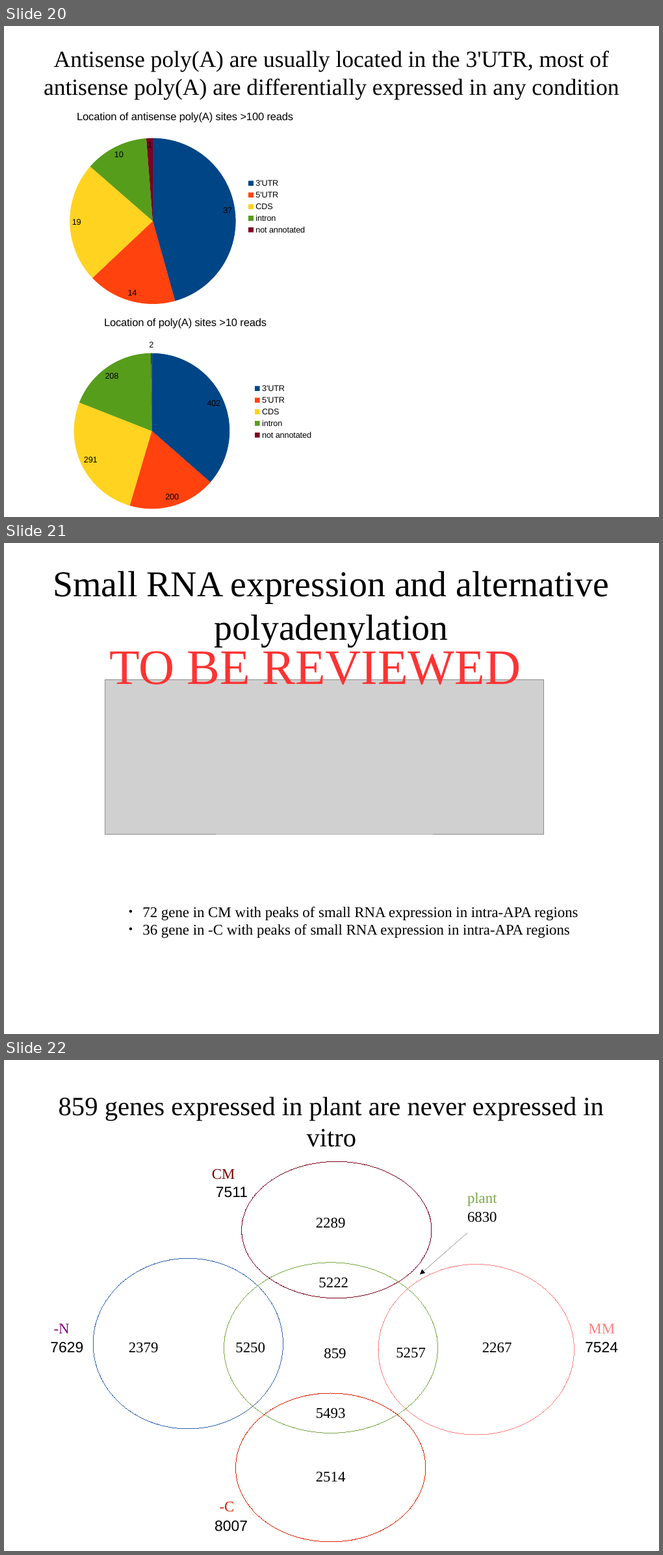
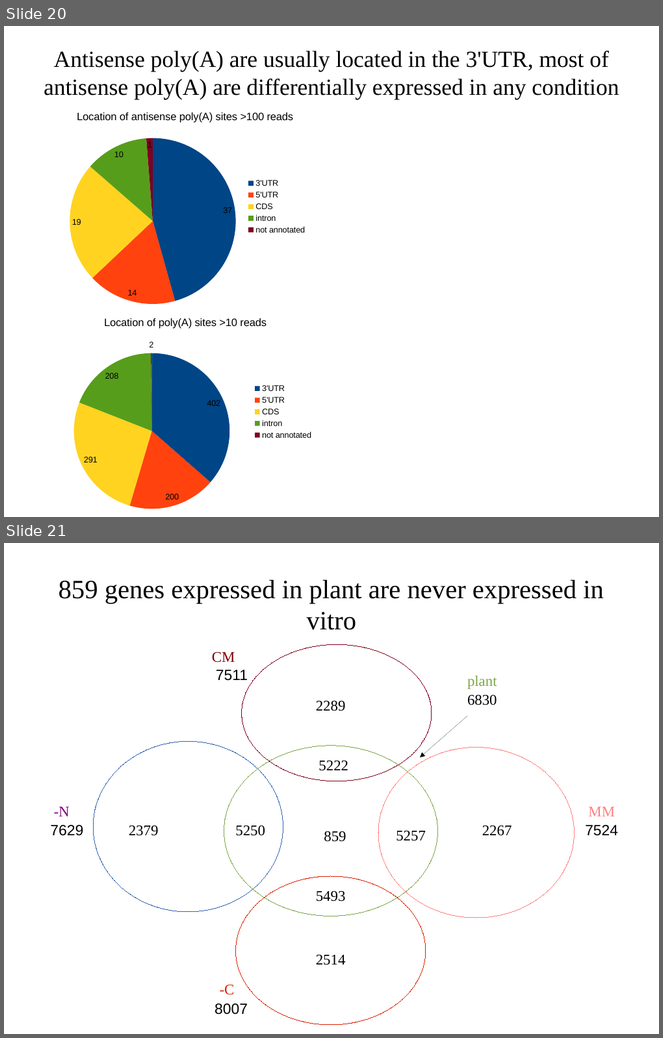
Before and after one commit to wilkinsonlab/m-oryzae-polya, a slide deck: doc/oryzae_presentation.odp. Shown one above the other, each under a label of ours: slides 20, 21 and 22 before the commit, slides 20 and 21 after it. The pictures are 663x1555 and 663x1038 pixels, drawn with LibreOffice and Linux fonts; fonts in the diff are those of the drawing; grey boxes stand for pictures. Boxes give left, top, right and bottom in pixels: in the first picture for what was removed or moved away, otherwise in the second. Text is boxed around its words. In the diff, an @@ line names an element or a change of style, - is before the commit and + after.

```diff
--- a/doc/oryzae_presentation.odp
+++ b/doc/oryzae_presentation.odp
@@ slide 21 removed at <box>4,543,659,1034</box>, background #FFFFFF @@
@@ title removed at <box>53,571,609,646</box> @@
-Small RNA expression and alternative polyadenylation
@@ text removed at <box>109,646,521,694</box> @@
-TO BE REVIEWED
@@ picture removed at <box>105,679,544,834</box> @@
@@ text removed at <box>142,907,578,938</box> @@
-● 72 gene in CM with peaks of small RNA expression in intra-APA regions
-● 36 gene in -C with peaks of small RNA expression in intra-APA regions
@@ what was slide 22 is now slide 21 @@
```
Also in this commit, not shown: 11 slides changed, 5 other files.
